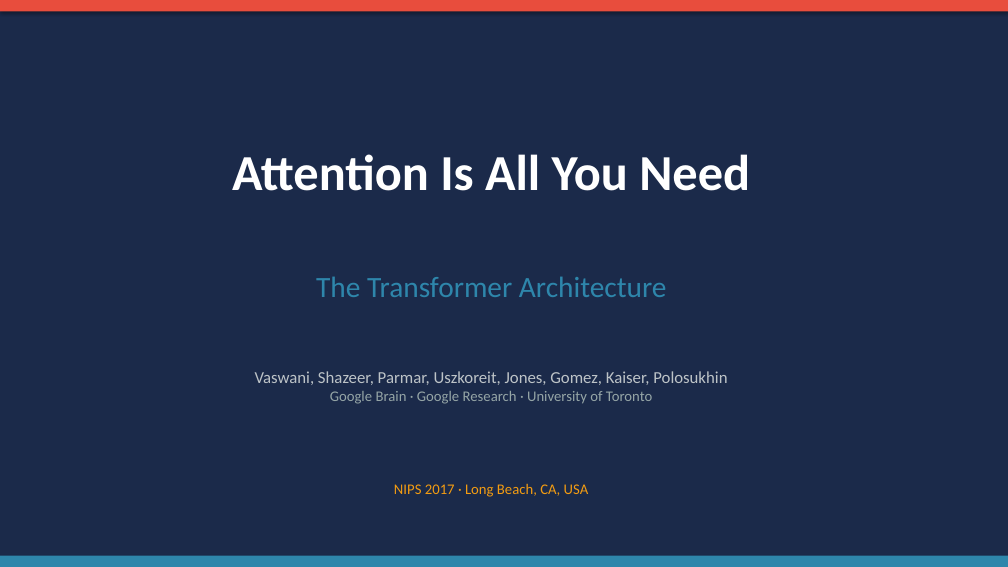
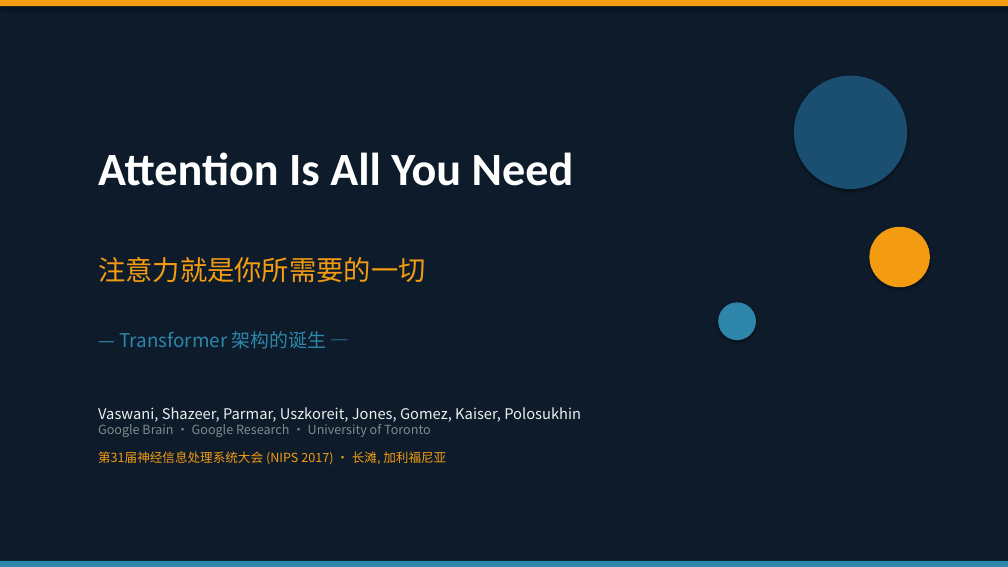
Before and after one commit to zp-coffee/test, a slide deck: slide 1 of Attention_Is_All_You_Need_Presentation.pptx. Drawn at 1008x567 pixels with LibreOffice and Linux fonts; fonts in the diff are those of the drawing. Boxes give left, top, right and bottom in pixels: in the first picture for what was removed or moved away, otherwise in the second. Text is boxed around its words. In the diff, an @@ line names an element or a change of style, - is before the commit and + after.

```diff
--- a/Attention_Is_All_You_Need_Presentation.pptx
+++ b/Attention_Is_All_You_Need_Presentation.pptx
@@ background #1B2A4A to #0D1B2A @@
@@ rectangle: place and size @@
-rectangle at (0, 0, 1008, 11)
+rectangle at (0, 0, 1008, 6)
@@ rectangle at (0, 0, 1008, 6): fill #E84D3D to #F39C12 @@
@@ ellipse added at (794, 76, 907, 189), fill #1B4F72 @@
@@ text "Attention Is All You Need": place and size @@
-text "Attention Is All You Need" at (232, 154, 750, 191)
+text "Attention Is All You Need" at (98, 152, 574, 186)
@@ text "Attention Is All You Need" at (98, 152, 574, 186): size 48 to 44 pt; alignment centre to left @@
@@ ellipse added at (870, 227, 930, 287), fill #F39C12 @@
@@ text added at (98, 257, 426, 283), 26 pt, text #F39C12 @@
+注意力就是你所需要的一切
@@ text removed at (316, 276, 667, 297) @@
-The Transformer Architecture
@@ ellipse added at (718, 302, 756, 340), fill #2E86AB @@
@@ text added at (119, 331, 327, 349), 18 pt, text #2E86AB @@
+— Transformer 架构的诞生 —
@@ text "Vaswani, Shazeer, Parmar, Uszkoreit, Jones, ...": place and size @@
-text "Vaswani, Shazeer, Parmar, Uszkoreit, Jones, ..." at (255, 371, 727, 404)
+text "Vaswani, Shazeer, Parmar, Uszkoreit, Jones, ..." at (98, 407, 581, 465)
@@ text at (98, 407, 581, 437): size 16 to 14 pt, text colour #BDC3C7 to #ECF0F1 in "Vaswani, Shazeer, Parmar, Uszkoreit, Jones, Gomez, Kaiser, ..."; font Calibri to Noto Sans CJK SC in "Vaswani, Shazeer, Parmar, Uszkoreit, Jones, Gomez, Kaiser, ...", "Google Brain · Google Research · University ..."; size 14 to 12 pt, text colour #95A5A6 to #7F8C8D in "Google Brain · Google Research · University ..."; alignment centre to left @@
@@ text at (98, 451, 446, 465): paragraph added @@
+第31届神经信息处理系统大会 (NIPS 2017) · 长滩, 加利福尼亚
@@ text removed at (394, 484, 589, 497) @@
-NIPS 2017 · Long Beach, CA, USA
@@ rectangle: place and size @@
-rectangle at (0, 556, 1008, 567)
+rectangle at (0, 561, 1008, 567)
```
Also in this commit, not shown: 2 other slides changed, 13 slides added, 15 slides removed.
